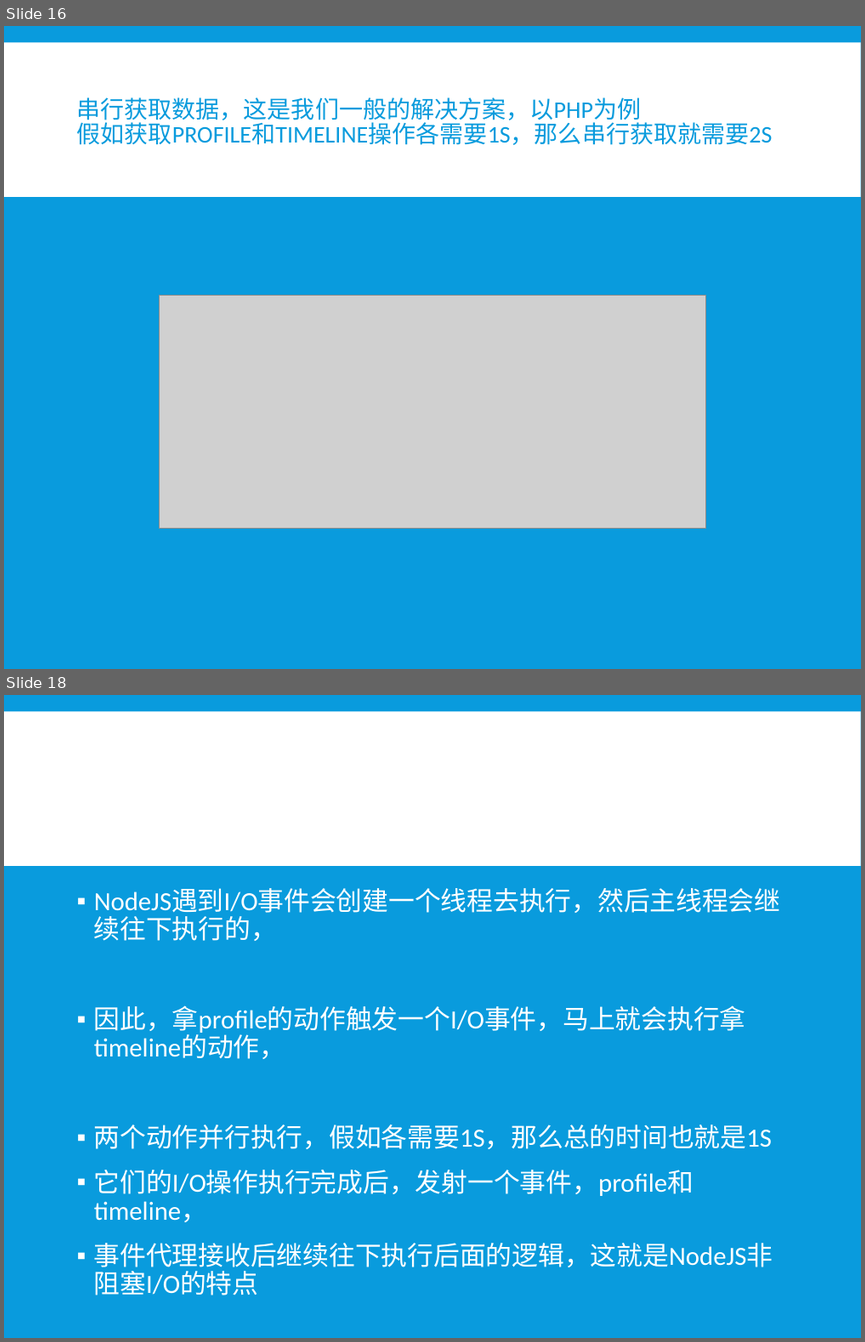
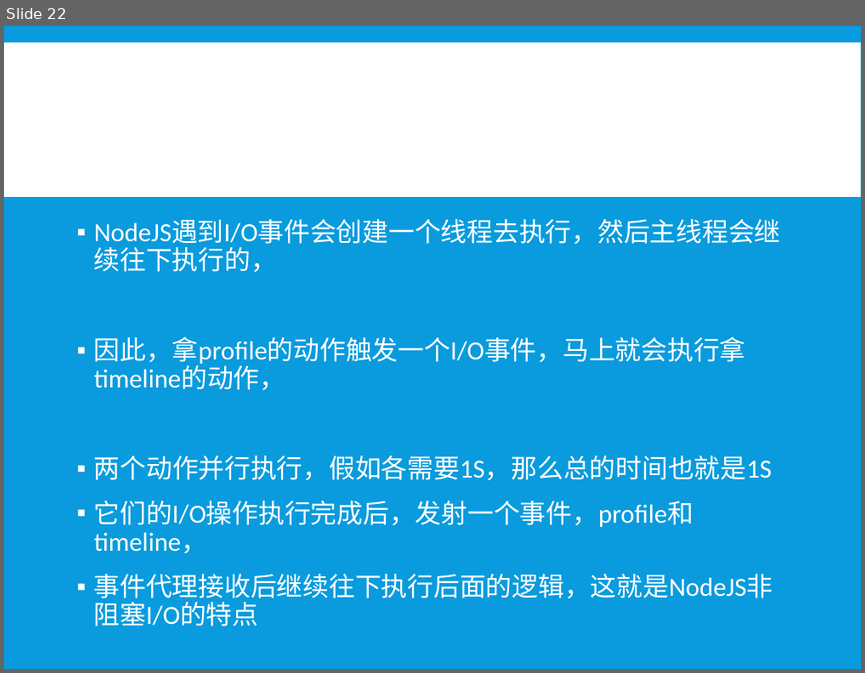
Before and after one commit to xiayu1986/webLearn, a slide deck: mix/技术分享/NODE技术分享.pptx. Shown one above the other, each under a label of ours: slides 16 and 18 before the commit, slide 22 after it; the slides between them are not shown. The pictures are 865x1342 and 865x673 pixels, drawn with LibreOffice and Linux fonts; fonts in the diff are those of the drawing; grey boxes stand for pictures. Boxes give left, top, right and bottom in pixels: in the first picture for what was removed or moved away, otherwise in the second. Text is boxed around its words. In the diff, an @@ line names an element or a change of style, - is before the commit and + after.

```diff
--- a/mix/技术分享/NODE技术分享.pptx
+++ b/mix/技术分享/NODE技术分享.pptx
@@ slide 16 removed at [4, 26, 861, 669], background #099BDD; not listed: 1 template element that a slide beside it also shows @@
@@ title removed at [77, 97, 772, 145] @@
-串行获取数据，这是我们一般的解决方案，以PHP为例
-假如获取PROFILE和TIMELINE操作各需要1S，那么串行获取就需要2S
@@ picture removed at [159, 295, 707, 528] @@
@@ what was slide 18 is now slide 22 @@
```
Also in this commit, not shown: 12 slides changed, 8 slides added, 3 other slides removed, 1 other file.
